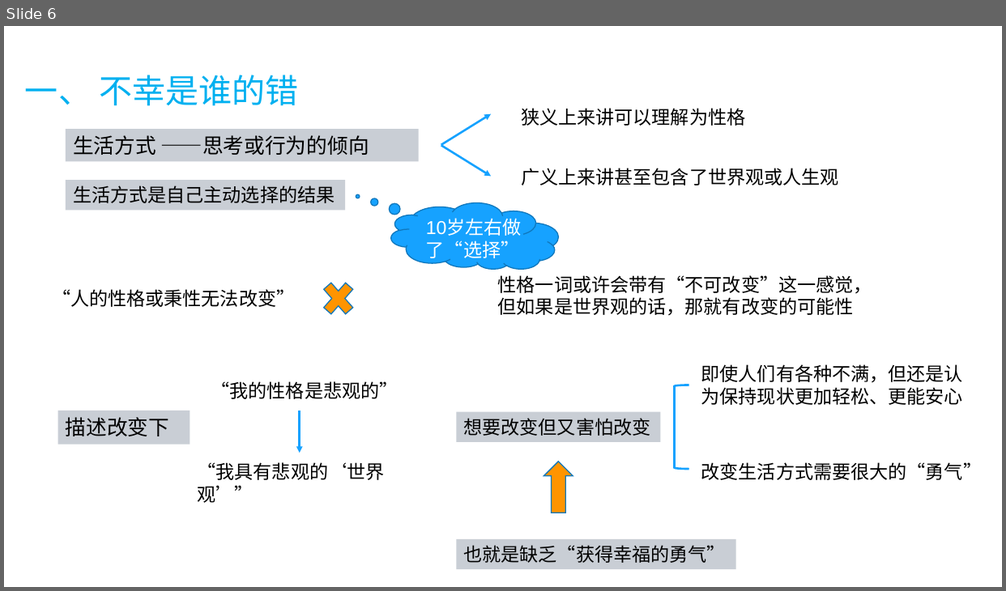
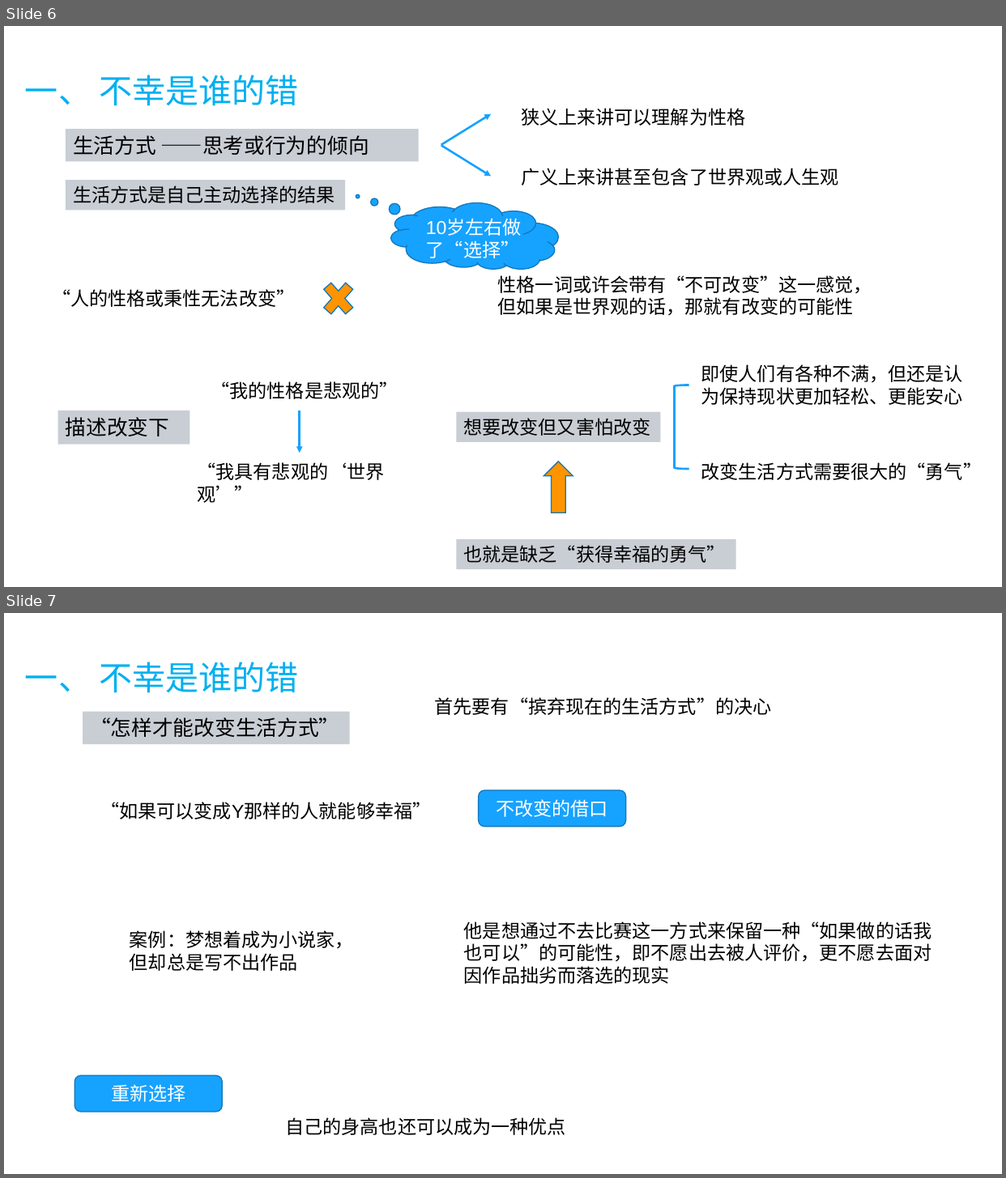
Before and after one commit to fancyChuan/reading-mindmap, a slide deck: PPT/被讨厌的勇气.pptx. Shown one above the other, each under a label of ours: slide 6 before the commit, slides 6 and 7 after it. The pictures are 1006x591 and 1006x1178 pixels, drawn with LibreOffice and Linux fonts; fonts in the diff are those of the drawing. Boxes give left, top, right and bottom in pixels: in the first picture for what was removed or moved away, otherwise in the second. Text is boxed around its words. In the diff, an @@ line names an element or a change of style, - is before the commit and + after.

```diff
--- a/PPT/被讨厌的勇气.pptx
+++ b/PPT/被讨厌的勇气.pptx
@@ slide 7 added at bbox=[4, 613, 1002, 1174], background #FFFFFF @@
@@ text added at bbox=[25, 662, 299, 693], 32 pt, text #00B0F0 @@
+一、 不幸是谁的错
@@ text added at bbox=[435, 697, 772, 715], 18 pt, text #000000 @@
+首先要有“摈弃现在的生活方式”的决心
@@ rectangle added at bbox=[83, 712, 350, 745], fill #C9CED5, 20 pt, text #000000 @@
+“怎样才能改变生活方式”
@@ text added at bbox=[100, 802, 431, 820], 18 pt, text #000000 @@
+“如果可以变成Y那样的人就能够幸福”
@@ rounded rectangle added at bbox=[479, 790, 626, 826], fill #16A2FF, outline #1078BD 1 pt, 18 pt, text #FFFFFF @@
+不改变的借口
@@ text added at bbox=[464, 922, 931, 984], 18 pt, text #000000 @@
+他是想通过不去比赛这一方式来保留一种“如果做的话我也可以”的可能性，即不愿出去被人评价，更不愿去面对因作品拙劣而落选的现实
@@ text added at bbox=[130, 931, 354, 971], 18 pt, text #000000 @@
+案例：梦想着成为小说家，但却总是写不出作品
@@ rounded rectangle added at bbox=[74, 1076, 222, 1112], fill #16A2FF, outline #1078BD 1 pt, 18 pt, text #FFFFFF @@
+重新选择
@@ text added at bbox=[285, 1118, 565, 1135], 18 pt, text #000000 @@
+自己的身高也还可以成为一种优点
```
Also in this commit, not shown: 2 slides changed, 2 other files.
